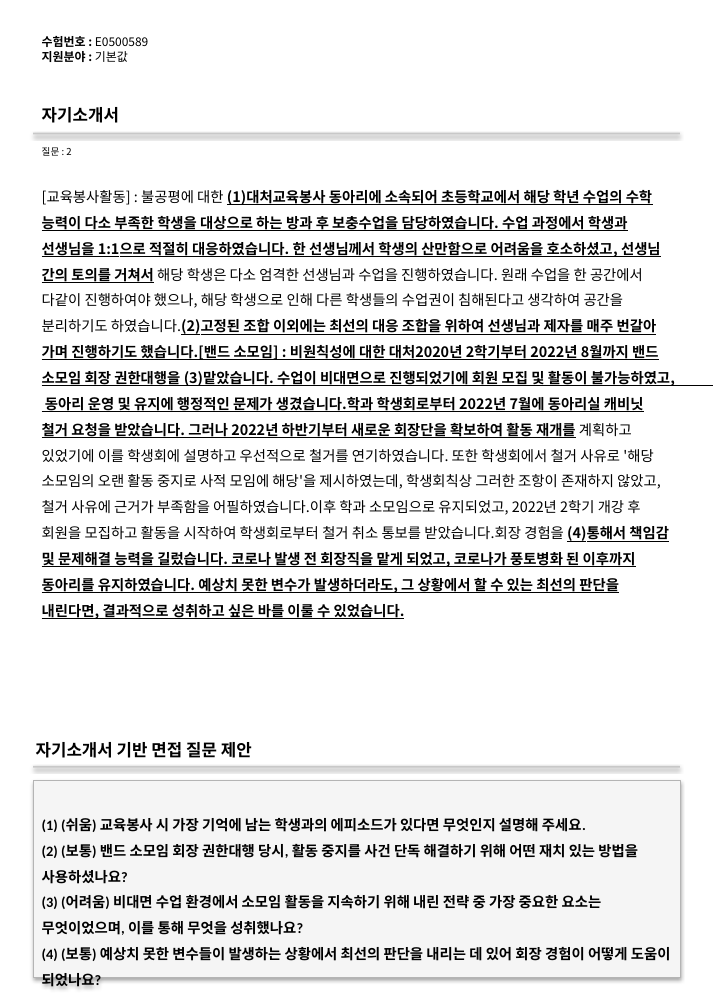
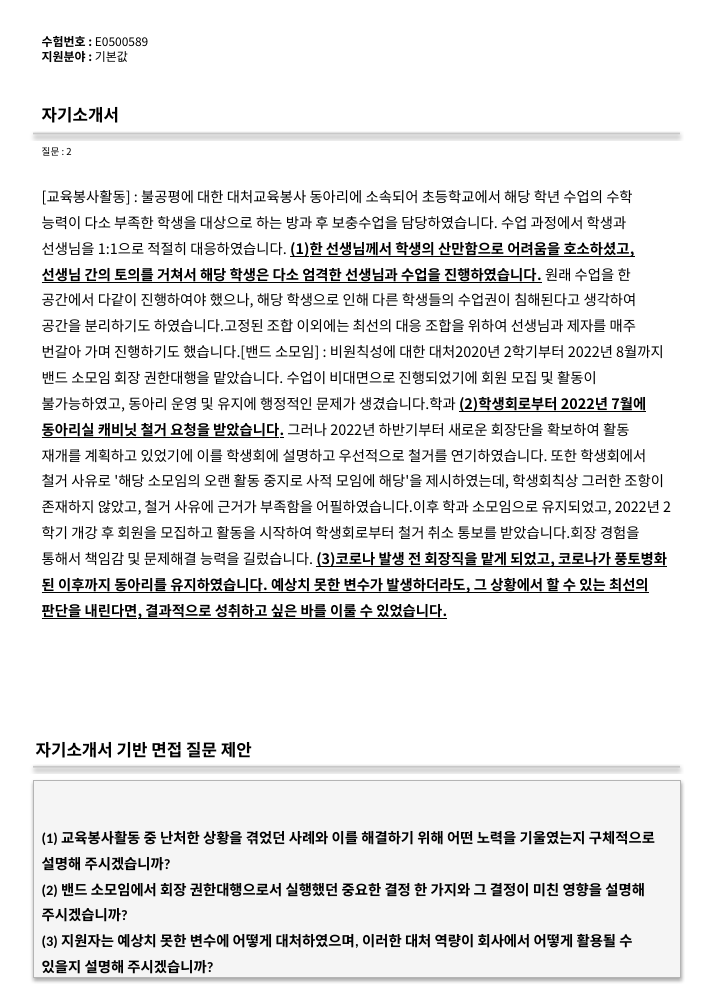
Before and after one commit to DaeGul2/isbr-auto-questionnaire, a slide deck: slide 4 of flask-server/outputs/output.pptx. Drawn at 713x1008 pixels with LibreOffice and Linux fonts; fonts in the diff are those of the drawing. Boxes give left, top, right and bottom in pixels: in the first picture for what was removed or moved away, otherwise in the second. Text is boxed around its words. In the diff, an @@ line names an element or a change of style, - is before the commit and + after.

Commit message:
프롬프트 및 파싱방법수정
원본 근거 텍스트 뱉고 그거 기반으로 인덱스검색

```diff
--- a/flask-server/outputs/output.pptx
+++ b/flask-server/outputs/output.pptx
@@ text at [42,190,667,621]: text changed; bold off @@
-[교육봉사활동] : 불공평에 대한 (1)대처교육봉사 동아리에 소속되어 초등학교에서 해당 학년 수업의 수학 능력이 다소 부족한 학생을 대상으로 하는 방과 후 보충수업을 담당하였습니다. 수업 과정에서 학생과 선생님을 1:1으로 적절히 대응하였습니다. 한 선생님께서 학생의 산만함으로 어려움을 호소하셨고, 선생님 간의 토의를 거쳐서 해당 학생은 다소 엄격한 선생님과 수업을 진행하였습니다. 원래 수업을 한 공간에서 다같이 진행하여야 했으나, 해당 학생으로 인해 다른 학생들의 수업권이 침해된다고 생각하여 공간을 분리하기도 하였습니다.(2)고정된 조합 이외에는 최선의 대응 조합을 위하여 선생님과 제자를 매주 번갈아 가며 진행하기도 했습니다.[밴드 소모임] : 비원칙성에 대한 대처2020년 2학기부터 2022년 8월까지 밴드 소모임 회장 권한대행을 (3)맡았습니다. 수업이 비대면으로 진행되었기에 회원 모집 및 활동이 불가능하였고, 동아리 운영 및 유지에 행정적인 문제가 생겼습니다.학과 학생회로부터 2022년 7월에 동아리실 캐비닛 철거 요청을 받았습니다. 그러나 2022년 하반기부터 새로운 회장단을 확보하여 활동 재개를 계획하고 있었기에 이를 학생회에 설명하고 우선적으로 철거를 연기하였습니다. 또한 학생회에서 철거 사유로 '해당 소모임의 오랜 활동 중지로 사적 모임에 해당'을 제시하였는데, 학생회칙상 그러한 조항이 존재하지 않았고, 철거 사유에 근거가 부족함을 어필하였습니다.이후 학과 소모임으로 유지되었고, 2022년 2학기 개강 후 회원을 모집하고 활동을 시작하여 학생회로부터 철거 취소 통보를 받았습니다.회장 경험을 (4)통해서 책임감 및 문제해결 능력을 길렀습니다. 코로나 발생 전 회장직을 맡게 되었고, 코로나가 풍토병화 된 이후까지 동아리를 유지하였습니다. 예상치 못한 변수가 발생하더라도, 그 상황에서 할 수 있는 최선의 판단을 내린다면, 결과적으로 성취하고 싶은 바를 이룰 수 있었습니다.
+[교육봉사활동] : 불공평에 대한 대처교육봉사 동아리에 소속되어 초등학교에서 해당 학년 수업의 수학 능력이 다소 부족한 학생을 대상으로 하는 방과 후 보충수업을 담당하였습니다. 수업 과정에서 학생과 선생님을 1:1으로 적절히 대응하였습니다. (1)한 선생님께서 학생의 산만함으로 어려움을 호소하셨고, 선생님 간의 토의를 거쳐서 해당 학생은 다소 엄격한 선생님과 수업을 진행하였습니다. 원래 수업을 한 공간에서 다같이 진행하여야 했으나, 해당 학생으로 인해 다른 학생들의 수업권이 침해된다고 생각하여 공간을 분리하기도 하였습니다.고정된 조합 이외에는 최선의 대응 조합을 위하여 선생님과 제자를 매주 번갈아 가며 진행하기도 했습니다.[밴드 소모임] : 비원칙성에 대한 대처2020년 2학기부터 2022년 8월까지 밴드 소모임 회장 권한대행을 맡았습니다. 수업이 비대면으로 진행되었기에 회원 모집 및 활동이 불가능하였고, 동아리 운영 및 유지에 행정적인 문제가 생겼습니다.학과 (2)학생회로부터 2022년 7월에 동아리실 캐비닛 철거 요청을 받았습니다. 그러나 2022년 하반기부터 새로운 회장단을 확보하여 활동 재개를 계획하고 있었기에 이를 학생회에 설명하고 우선적으로 철거를 연기하였습니다. 또한 학생회에서 철거 사유로 '해당 소모임의 오랜 활동 중지로 사적 모임에 해당'을 제시하였는데, 학생회칙상 그러한 조항이 존재하지 않았고, 철거 사유에 근거가 부족함을 어필하였습니다.이후 학과 소모임으로 유지되었고, 2022년 2학기 개강 후 회원을 모집하고 활동을 시작하여 학생회로부터 철거 취소 통보를 받았습니다.회장 경험을 통해서 책임감 및 문제해결 능력을 길렀습니다. (3)코로나 발생 전 회장직을 맡게 되었고, 코로나가 풍토병화 된 이후까지 동아리를 유지하였습니다. 예상치 못한 변수가 발생하더라도, 그 상황에서 할 수 있는 최선의 판단을 내린다면, 결과적으로 성취하고 싶은 바를 이룰 수 있었습니다.
@@ text in rectangle at [42,831,655,974]: text changed @@
-(1) (쉬움) 교육봉사 시 가장 기억에 남는 학생과의 에피소드가 있다면 무엇인지 설명해 주세요.
-(2) (보통) 밴드 소모임 회장 권한대행 당시, 활동 중지를 사건 단독 해결하기 위해 어떤 재치 있는 방법을 사용하셨나요?
-(3) (어려움) 비대면 수업 환경에서 소모임 활동을 지속하기 위해 내린 전략 중 가장 중요한 요소는 무엇이었으며, 이를 통해 무엇을 성취했나요?
-(4) (보통) 예상치 못한 변수들이 발생하는 상황에서 최선의 판단을 내리는 데 있어 회장 경험이 어떻게 도움이 되었나요?
+(1) 교육봉사활동 중 난처한 상황을 겪었던 사례와 이를 해결하기 위해 어떤 노력을 기울였는지 구체적으로 설명해 주시겠습니까?
+(2) 밴드 소모임에서 회장 권한대행으로서 실행했던 중요한 결정 한 가지와 그 결정이 미친 영향을 설명해 주시겠습니까?
+(3) 지원자는 예상치 못한 변수에 어떻게 대처하였으며, 이러한 대처 역량이 회사에서 어떻게 활용될 수 있을지 설명해 주시겠습니까?
```
Also in this commit, not shown: 15 other slides changed, 180 slides removed, 11 other files.
